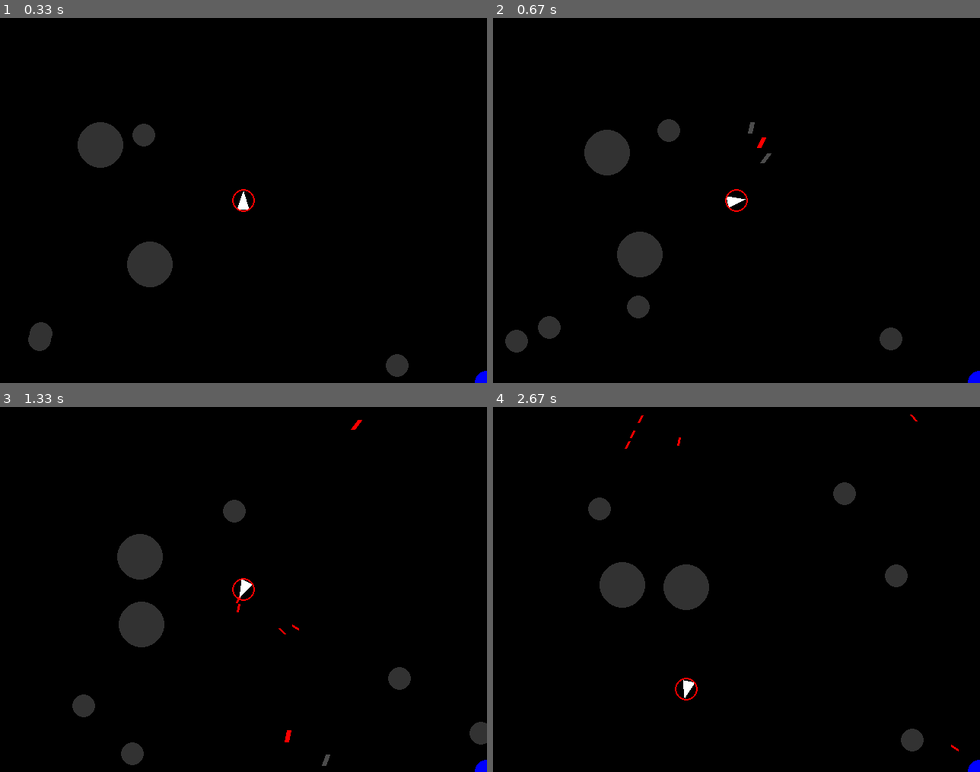
Above: before the commit, frames 1-4 (two rows, left to right).
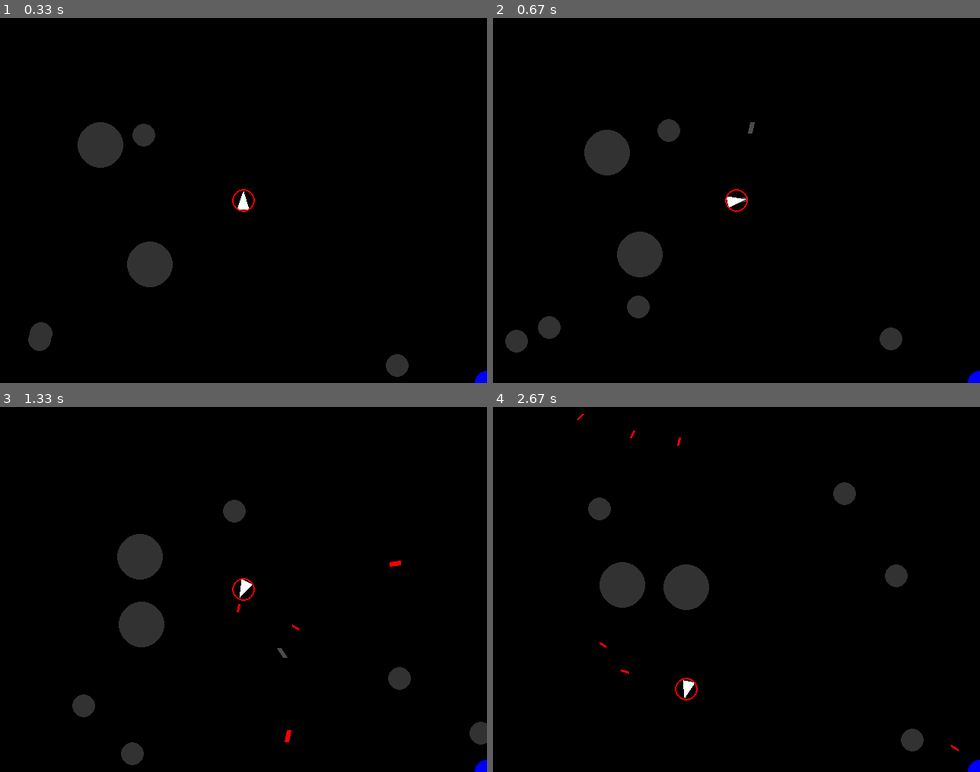
Above: after the commit, the same moments.

Repository: cub525/asteroids
Game: pygame game, started from asteroids.py
Two runs of this game, one before a commit and one after it. Both use one fixed random seed, a clock stepped at 60 frames per second and the inputs below.
Inputs:
- Up to frame 1 (0.33 s): no input
- Up to frame 2 (0.67 s): hold B from 0.33 s (still down); hold Right from 0.33 s (still down)
- Up to frame 3 (1.33 s): release B at 0.8 s; release Right at 0.8 s; hold Right 0.83-1.3 s; tap Space at 0.9, 1.2 s; tap B at 0.98 s
- Up to frame 4 (2.67 s): hold Up 1.33-1.63 s; tap Space at 1.4, 1.73, 2.03, 2.23, 2.53 s; hold Right 1.67-2.13 s; hold Left from 2.17 s (still down); tap B at 2.32 s

Frame 1 is identical in both runs. In frame 2, less than 0.1% of the frame differs, in the area x 50-58%, y 32-51%; in frame 3, 0.1%, in the area x 48-83%, y 3-99%; in frame 4, less than 0.1%.

Commit message:
Update asteroids.py
Put time in between bomb and bullet shots. There is probably a better solution  , but I didn't know it.

Diff:
--- a/asteroids.py
+++ b/asteroids.py
@@ -219,10 +219,13 @@
    pg.mouse.set_visible(1)
    clock = pg.time.Clock()
 
-   ship=Ship();
-   bullets=[];
+   ship=Ship()
+   bullets=[]
    bombs=[]
-   Asteroids =[];
+   Asteroids =[]
+   bTimeOut = 0
+   sTimeOut =0
+
 
    for each in range(0,5):
       Asteroids.append(Asteroid(random.randrange(0,w),random.randrange(0,h),speed=random.randrange(1,10),theta=random.randrange(0,360)))
@@ -248,8 +251,9 @@
       if keys[pg.K_d] or keys[pg.K_RIGHT]:
          ship.right()
       if keys[pg.K_SPACE]: #Shoot
-         if len(bullets) <= MAX_BULLETS: # Not too many bullets
+         if len(bullets) <= MAX_BULLETS and sTimeOut < 0: # Not too many bullets
             bullets.append(Bullet(ship.x,ship.y,ship.vx,ship.vy,ship.theta))
+            sTimeOut = 3
       if keys[pg.K_s]: #shields
          if numShields < MAX_SHIELDS and not ship.shield:
           numShields=numShields+1
@@ -257,9 +261,11 @@
           ship.shieldTime= 80
 
       if keys[pg.K_b]: #bomb
-         if len(bombs) < MAX_BOMBS: # Not too many bombs
-            bombs.append(Bomb(ship.x,ship.y,ship.vx,ship.vy,ship.theta))
-
+         if len(bombs) < MAX_BOMBS and bTimeOut < 0 : # Not too many bombs
+             bTimeOut = 5
+             bombs.append(Bomb(ship.x,ship.y,ship.vx,ship.vy,ship.theta))
+      sTimeOut = sTimeOut - 1
+      bTimeOut = bTimeOut - 1
 # Draw, move and detect collisions for asteroids
       for asteroid in Asteroids:
          asteroid.move();
